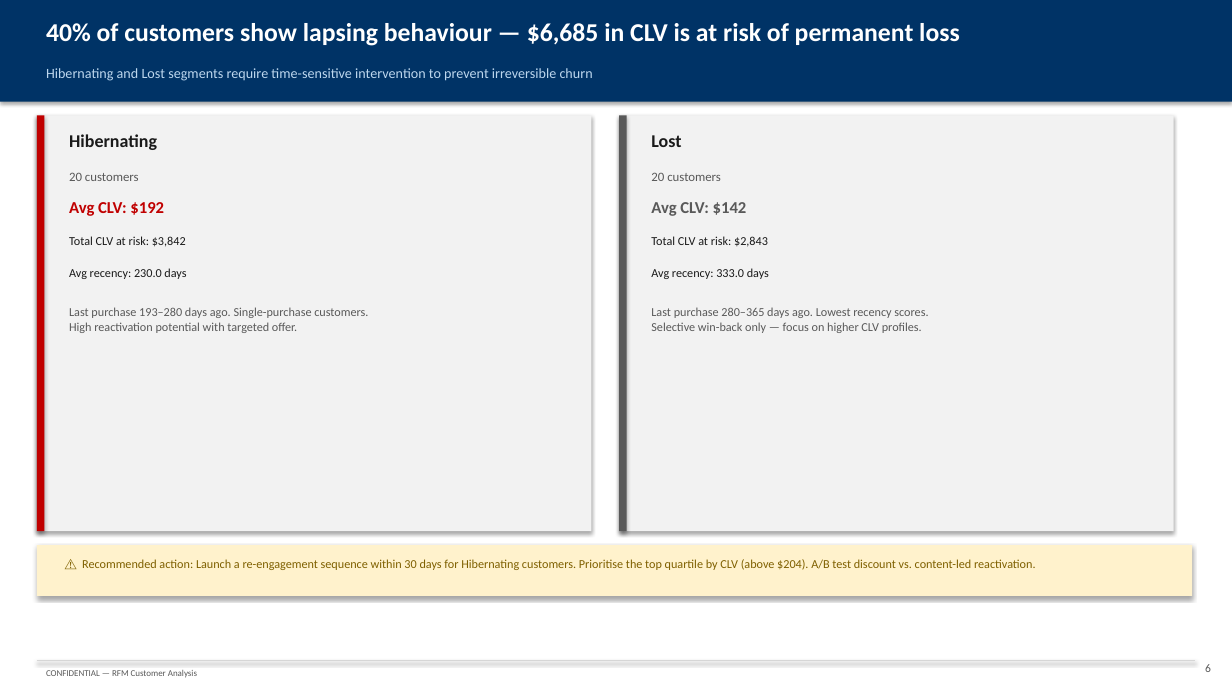
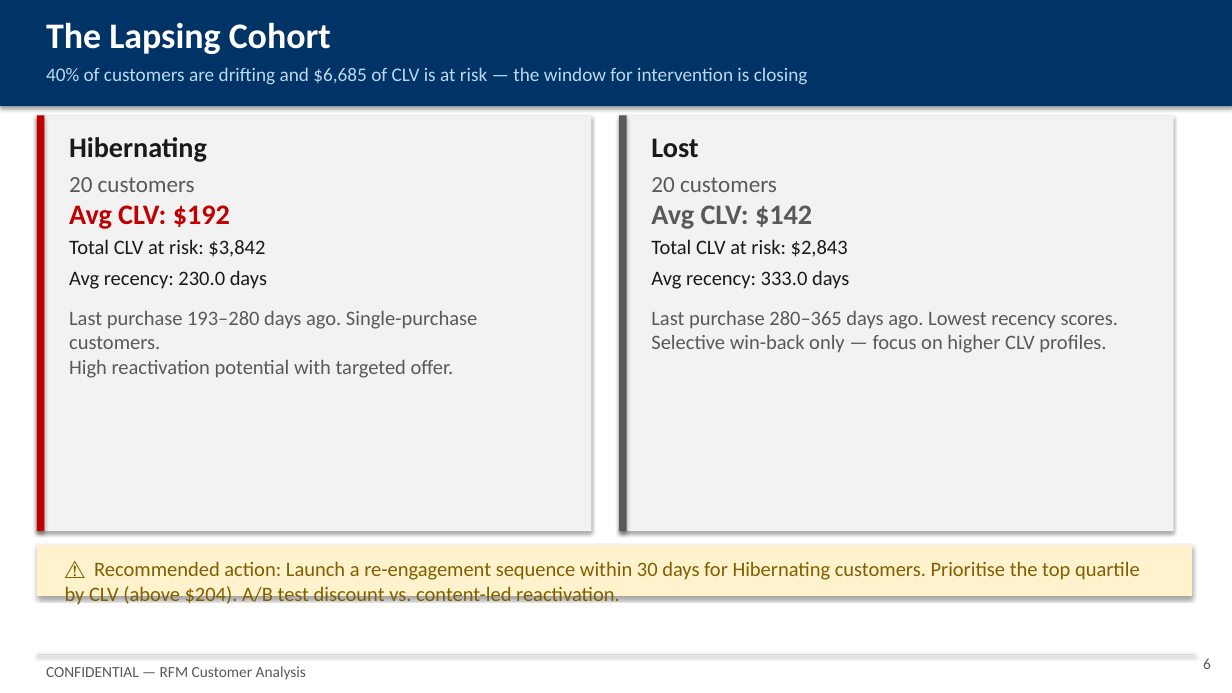
Before and after one commit to FelipeRego/rfm-customer-analysis, a slide deck: slide 6 of RFM_Customer_Analysis.pptx. Drawn at 1232x693 pixels with LibreOffice and Linux fonts; fonts in the diff are those of the drawing. Boxes give left, top, right and bottom in pixels: in the first picture for what was removed or moved away, otherwise in the second. Text is boxed around its words. In the diff, an @@ line names an element or a change of style, - is before the commit and + after.

```diff
--- a/RFM_Customer_Analysis.pptx
+++ b/RFM_Customer_Analysis.pptx
@@ rectangle: place and size @@
-rectangle at [0,0,1232,102]
+rectangle at [0,0,1232,106]
@@ text at [46,22,331,54]: text changed; size 20 to 28 pt @@
-40% of customers show lapsing behaviour — $6,685 in CLV is at risk of permanent loss
+The Lapsing Cohort
@@ text at [46,67,808,85]: text changed; size 11 to 15 pt @@
-Hibernating and Lost segments require time-sensitive intervention to prevent irreversible churn
+40% of customers are drifting and $6,685 of CLV is at risk — the window for intervention is closing
@@ text "Hibernating" at [69,137,207,162]: size 14 to 22 pt @@
@@ text "Lost" at [651,138,698,157]: size 14 to 22 pt @@
@@ text "20 customers" at [69,177,195,192]: size 10 to 18 pt @@
@@ text "20 customers" at [651,177,777,192]: size 10 to 18 pt @@
@@ text "Avg CLV: $192" at [69,205,230,229]: size 13 to 22 pt @@
@@ text "Avg CLV: $142" at [651,205,812,229]: size 13 to 22 pt @@
@@ size 9.5 to 16 pt in 7 elements at [69,239,265,257], [69,270,267,289], [69,311,477,378], [651,239,848,257], [651,270,849,289], [651,311,1119,353], [65,561,1140,607] @@
@@ text "CONFIDENTIAL — RFM Customer Analysis" at [46,666,306,680]: size 7 to 12 pt @@
@@ line moved from (37, 661) - (1195, 661) to (37, 654) - (1195, 654) @@
@@ text "6" at [1203,658,1211,669]: size 9 to 12 pt @@
```
Also in this commit, not shown: 13 other slides changed, 4 other files.
